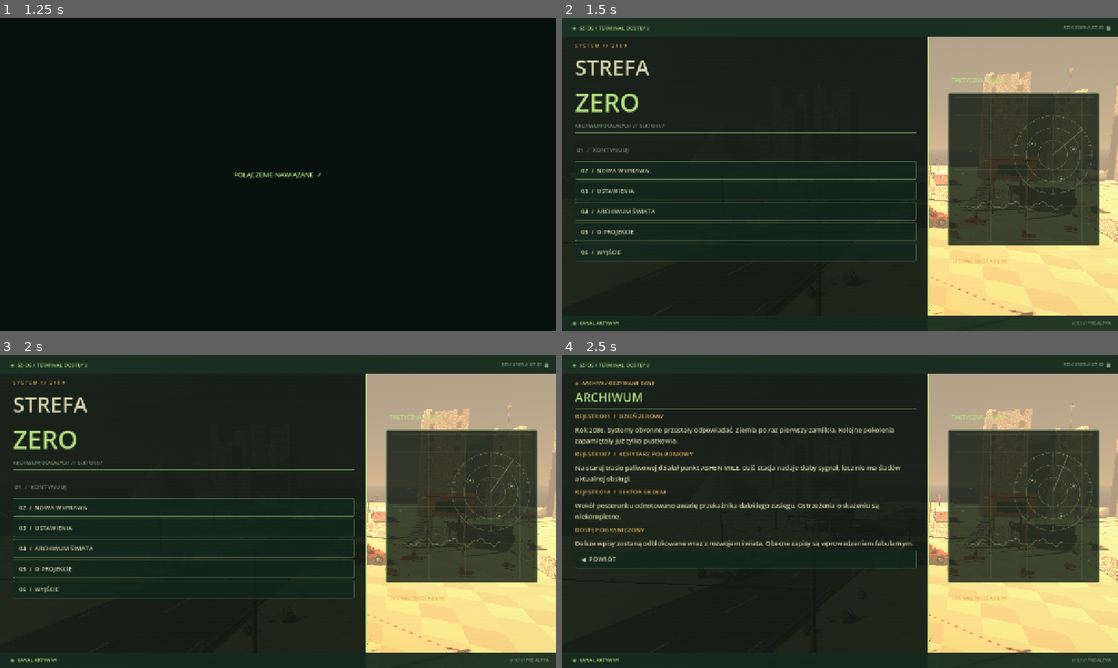
Above: before the commit, frames 1-4 (two rows, left to right).
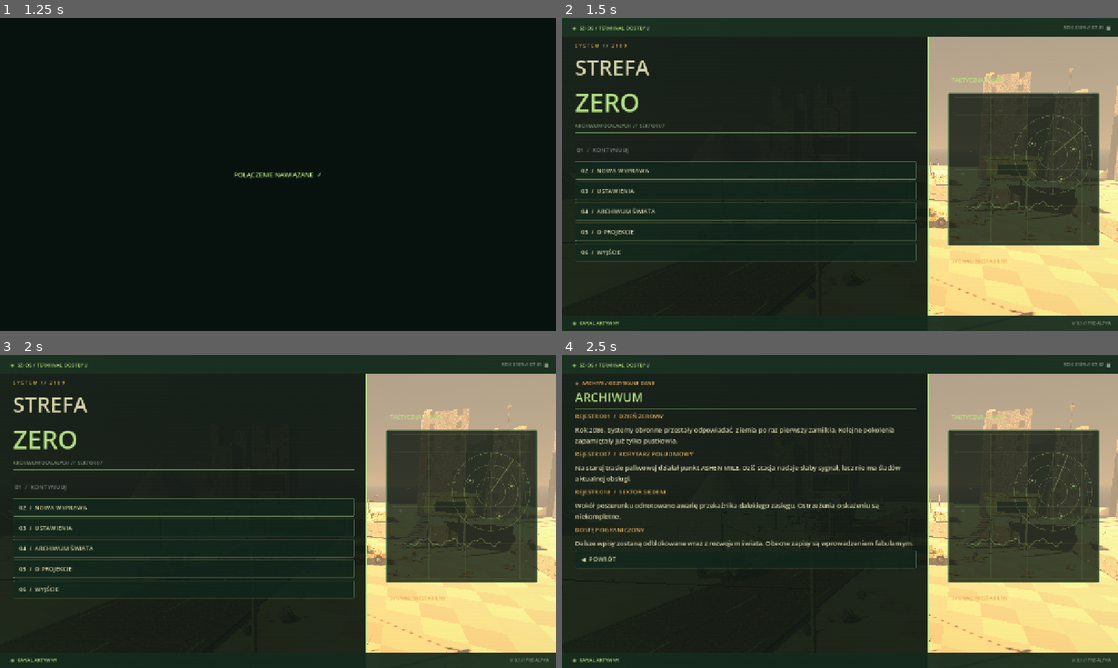
Above: after the commit, the same moments.

Repository: misza3444/fallout
Game: Godot game, scene res://scenes/main.tscn
The game is run twice, just before and just after one commit, with the same random seed, the same clock (stepped at 60 frames per second) and the same inputs.
Inputs:
- Up to frame 1 (1.25 s): click "02 / NOWA WYPRAWA" at 0.5 s
- Up to frame 2 (1.5 s): click "03 / USTAWIENIA" at 1.25 s
- Up to frame 3 (2 s): no input
- Up to frame 4 (2.5 s): click "04 / ARCHIWUM ŚWIATA" at 2 s

Frame 1 is identical in both runs. In frame 2, 0.3% of the frame differs, in the area x 66-100%, y 17-72%; in frame 3, 0.3%; in frame 4, 0.3%.

Commit message:
feat(art): add Blender-authored station assets and CC0 PBR surface library

Diff:
--- /dev/null
+++ b/assets/materials/asphalt.tres
@@ -0,0 +1,18 @@
+[gd_resource type="StandardMaterial3D" load_steps=4 format=3]
+
+[ext_resource type="Texture2D" path="res://assets/textures/asphalt_albedo.jpg" id="1"]
+[ext_resource type="Texture2D" path="res://assets/textures/asphalt_normal.jpg" id="2"]
+[ext_resource type="Texture2D" path="res://assets/textures/asphalt_roughness.jpg" id="3"]
+
+[resource]
+resource_name = "Poly Haven / asphalt"
+albedo_texture = ExtResource("1")
+metallic = 0
+roughness_texture = ExtResource("3")
+normal_enabled = true
+normal_scale = 0.65
+normal_texture = ExtResource("2")
+uv1_triplanar = true
+uv1_world_triplanar = true
+uv1_scale = Vector3(0.22, 0.22, 0.22)
+uv1_triplanar_sharpness = 8.0
--- /dev/null
+++ b/assets/materials/concrete.tres
@@ -0,0 +1,18 @@
+[gd_resource type="StandardMaterial3D" load_steps=4 format=3]
+
+[ext_resource type="Texture2D" path="res://assets/textures/concrete_albedo.jpg" id="1"]
+[ext_resource type="Texture2D" path="res://assets/textures/concrete_normal.jpg" id="2"]
+[ext_resource type="Texture2D" path="res://assets/textures/concrete_roughness.jpg" id="3"]
+
+[resource]
+resource_name = "Poly Haven / concrete"
+albedo_texture = ExtResource("1")
+metallic = 0
+roughness_texture = ExtResource("3")
+normal_enabled = true
+normal_scale = 0.65
+normal_texture = ExtResource("2")
+uv1_triplanar = true
+uv1_world_triplanar = true
+uv1_scale = Vector3(0.5, 0.5, 0.5)
+uv1_triplanar_sharpness = 8.0
--- /dev/null
+++ b/assets/materials/rust.tres
@@ -0,0 +1,18 @@
+[gd_resource type="StandardMaterial3D" load_steps=4 format=3]
+
+[ext_resource type="Texture2D" path="res://assets/textures/rust_albedo.jpg" id="1"]
+[ext_resource type="Texture2D" path="res://assets/textures/rust_normal.jpg" id="2"]
+[ext_resource type="Texture2D" path="res://assets/textures/rust_roughness.jpg" id="3"]
+
+[resource]
+resource_name = "Poly Haven / rust"
+albedo_texture = ExtResource("1")
+metallic = 0.25
+roughness_texture = ExtResource("3")
+normal_enabled = true
+normal_scale = 0.65
+normal_texture = ExtResource("2")
+uv1_triplanar = true
+uv1_world_triplanar = true
+uv1_scale = Vector3(1.0, 1.0, 1.0)
+uv1_triplanar_sharpness = 8.0
--- a/scripts/wasteland.gd
+++ b/scripts/wasteland.gd
@@ -1,8 +1,10 @@
 extends Node3D
 ## Hand-built procedural environment: geometry, props, composition and art direction.
-## Browser-first: no external downloads, runtime image generation or heavy postprocessing.
+## Browser-first: bundled GLB assets/PBR maps; no runtime external downloads.
 
 const SEED := 2189
+const PUMP_ASSET: PackedScene = preload("res://assets/models/ashen_pump.glb")
+const WRECK_ASSET: PackedScene = preload("res://assets/models/ashen_coupe_wreck.glb")
 var rng := RandomNumberGenerator.new()
 var materials: Dictionary = {}
 var dust: StandardMaterial3D
@@ -78,6 +80,11 @@
 		patterned.set_shader_parameter("weathering", config[2])
 		patterned.set_shader_parameter("metalness", config[3])
 		materials[key] = patterned
+	# Bundled CC0 PBR textures, shared by all matching surfaces.
+	materials["asphalt"] = preload("res://assets/materials/asphalt.tres")
+	materials["concrete"] = preload("res://assets/materials/concrete.tres")
+	materials["concrete_light"] = materials["concrete"]
+	materials["rust"] = preload("res://assets/materials/rust.tres")
 
 func _box(parent: Node3D, pos: Vector3, size: Vector3, key: String, solid: bool = false, angle: float = 0.0) -> Node3D:
 	var holder := Node3D.new()
@@ -286,20 +293,33 @@
 	_station_details(stop)
 
 func _pump(parent: Node3D, p: Vector3, number: int = 1) -> void:
-	_box(parent, p + Vector3(0, 0.15, 0), Vector3(1.2, 0.25, 1.25), "concrete_dark")
-	_box(parent, p + Vector3(0, 1.13, 0), Vector3(0.8, 1.75, 0.65), "rust" if number == 4 else "paint", true)
-	_box(parent, p + Vector3(0, 2.08, 0), Vector3(0.92, 0.24, 0.78), "ivory")
-	_box(parent, p + Vector3(0, 1.63, 0.35), Vector3(0.54, 0.43, 0.09), "glass")
-	_label(parent, "87.4" if number == 2 else "00.0", p + Vector3(0, 1.61, 0.42), Color("#c7b99b"), 24)
-	_label(parent, "%02d" % number, p + Vector3(0, 2.08, 0.42), Color("#743f30"), 25)
-	for i in range(5):
-		_box(parent, p + Vector3(0, 0.6 + i * 0.09, 0.34), Vector3(0.45, 0.025, 0.025), "black")
-	_station_cable(parent, p + Vector3(0.42, 1.8, 0), p + Vector3(0.75, 1.25, 0.2), 1.0)
-	_rod(parent, p + Vector3(0.75, 1.25, 0.2), p + Vector3(0.82, 1.52, 0.2), 0.055, "metal")
-	_box(parent, p + Vector3(0.75, 1.16, 0.2), Vector3(0.12, 0.25, 0.16), "dark_metal")
+	var pump := PUMP_ASSET.instantiate() as Node3D
+	pump.name = "Enamel pump %02d" % number
+	pump.position = p
+	parent.add_child(pump)
+	_asset_collision(pump, Vector3(0, 1.1, 0), Vector3(0.94, 2.2, 0.78))
+	_label(pump, "%02d" % number, Vector3(0, 1.24, 0.34), Color("#d4c4a1"), 26)
 	if number == 4:
-		var tag := _label(parent, "NIECZYNNE", p + Vector3(0, 1.62, 0.47), Color("#e1a272"), 20)
+		var tag := _label(pump, "NIECZYNNE", Vector3(0, 1.85, 0.46), Color("#e1a272"), 20)
 		tag.rotation.z = -0.18
+
+func _asset_collision(parent: Node3D, center: Vector3, size: Vector3) -> void:
+	var body := StaticBody3D.new()
+	var collider := CollisionShape3D.new()
+	var shape := BoxShape3D.new()
+	shape.size = size
+	collider.shape = shape
+	collider.position = center
+	body.add_child(collider)
+	parent.add_child(body)
+
+func _hero_wreck(pos: Vector3, yaw: float) -> void:
+	var wreck := WRECK_ASSET.instantiate() as Node3D
+	wreck.name = "Ashen coupe - abandoned evacuation car"
+	wreck.position = pos
+	wreck.rotation.y = yaw
+	add_child(wreck)
+	_asset_collision(wreck, Vector3(0, 0.68, 0), Vector3(2.15, 1.2, 4.9))
 
 func _station_cable(parent: Node3D, a: Vector3, b: Vector3, sag: float) -> void:
 	var previous := a
@@ -421,7 +441,7 @@
 			_box(self, Vector3(x + rng.randf_range(-w / 2, w / 2), h + rng.randf_range(-1, 1), z), Vector3(rng.randf_range(1, 2), rng.randf_range(0.3, 1.4), d * 0.8), "concrete")
 
 func _vehicles() -> void:
-	_car(Vector3(3.3, 0.45, -38), 0.27, "car_red")
+	_hero_wreck(Vector3(3.3, 0.07, -38), 0.27)
 	_car(Vector3(-1.8, 0.45, 32), -0.38, "car_cream")
 	_car(Vector3(-7.5, 0.45, 8), 1.7, "paint")
 	_car(Vector3(11.5, 0.45, -7), -1.1, "rust")
Not shown, added: art_source/.gdignore
Binary file added: assets/models/ashen_coupe_wreck.glb
Binary file added: assets/models/ashen_pump.glb
Binary file added: assets/textures/asphalt_albedo.jpg
Binary file added: assets/textures/asphalt_normal.jpg
Binary file added: assets/textures/asphalt_roughness.jpg
Binary file added: assets/textures/concrete_albedo.jpg
Binary file added: assets/textures/concrete_normal.jpg
Binary file added: assets/textures/concrete_roughness.jpg
Binary file added: assets/textures/rust_albedo.jpg
Binary file added: assets/textures/rust_normal.jpg
Binary file added: assets/textures/rust_roughness.jpg
(and 6 more such lines)
